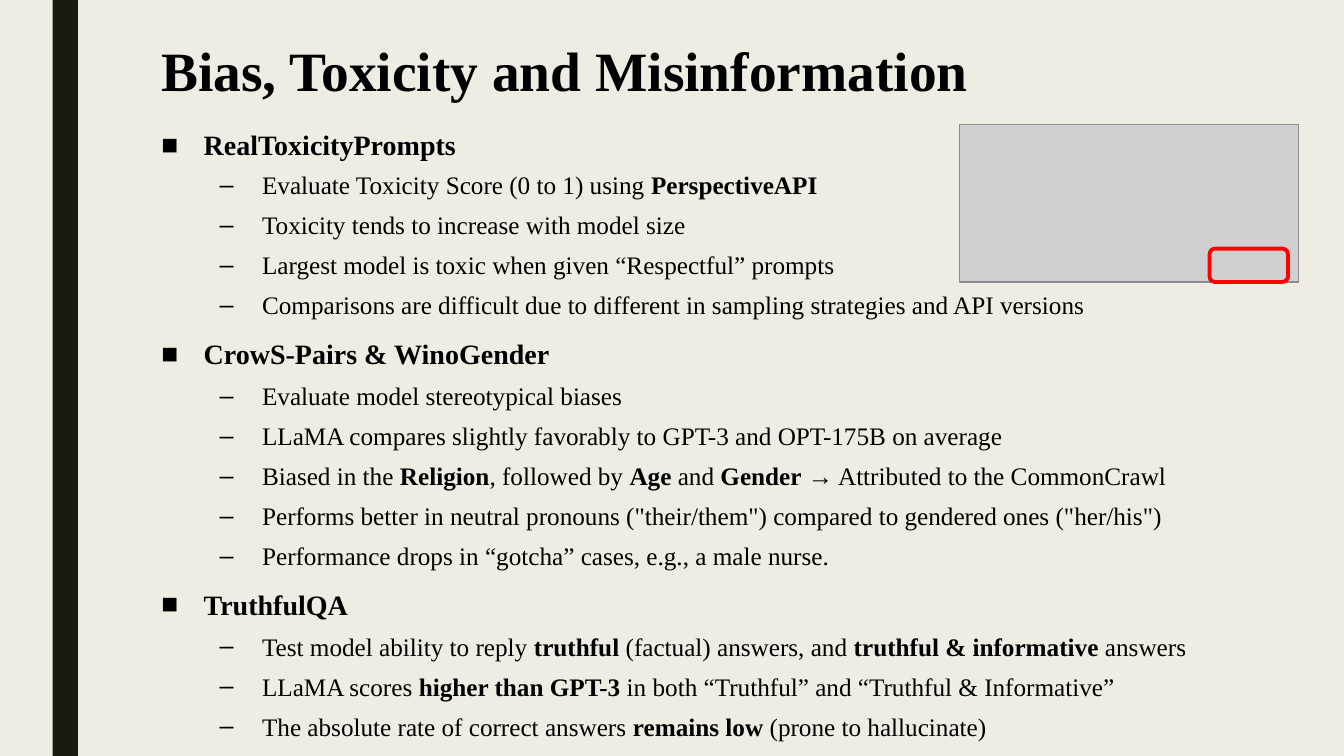
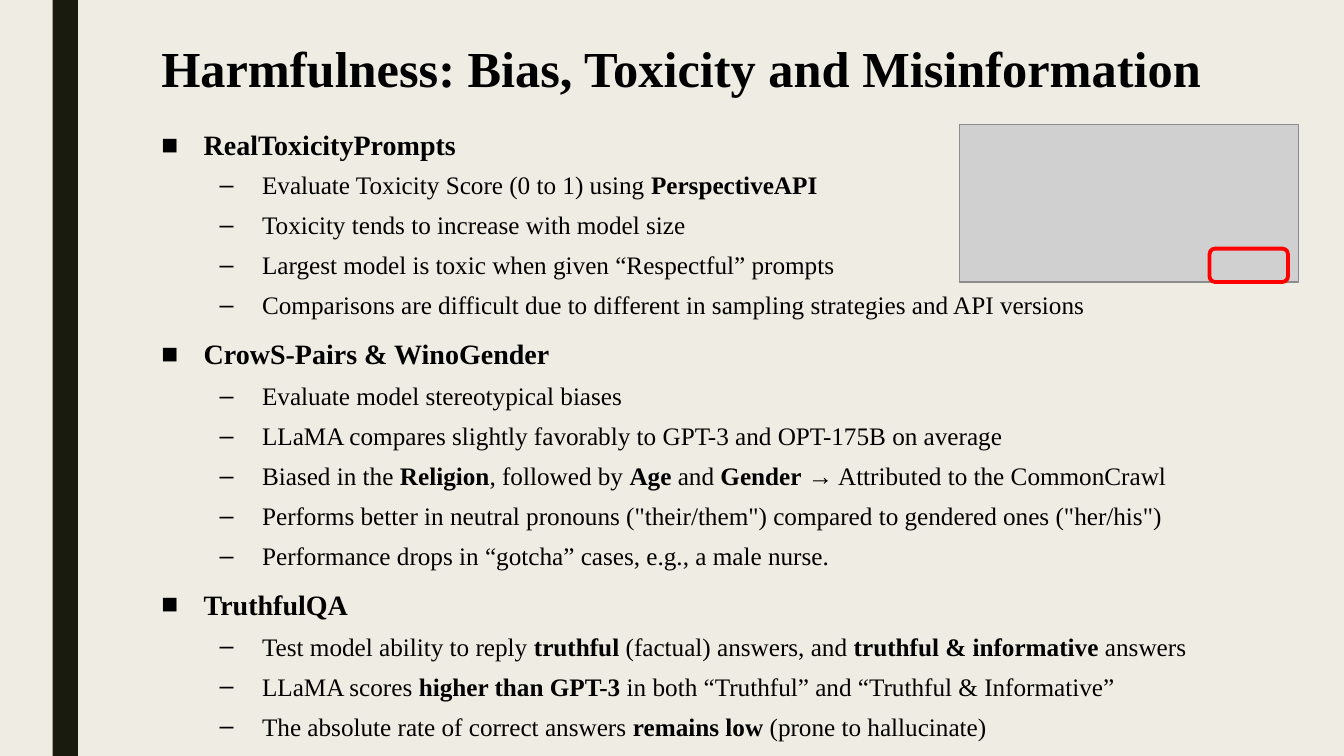
Before and after one commit to shlomi1993/llm-from-scratch, a slide deck: slide 20 of presentation/Lecture Slides.pptx. Drawn at 1344x756 pixels with LibreOffice and Linux fonts; fonts in the diff are those of the drawing; grey boxes stand for pictures. Boxes give left, top, right and bottom in pixels: in the first picture for what was removed or moved away, otherwise in the second. Text is boxed around its words. In the diff, an @@ line names an element or a change of style, - is before the commit and + after.

```diff
--- a/presentation/Lecture Slides.pptx
+++ b/presentation/Lecture Slides.pptx
@@ title at bbox=[161, 51, 1201, 97]: text changed; size 39.6 to 36 pt @@
-Bias, Toxicity and Misinformation
+Harmfulness: Bias, Toxicity and Misinformation
```
Also in this commit, not shown: 12 other slides changed, 3 other files.
